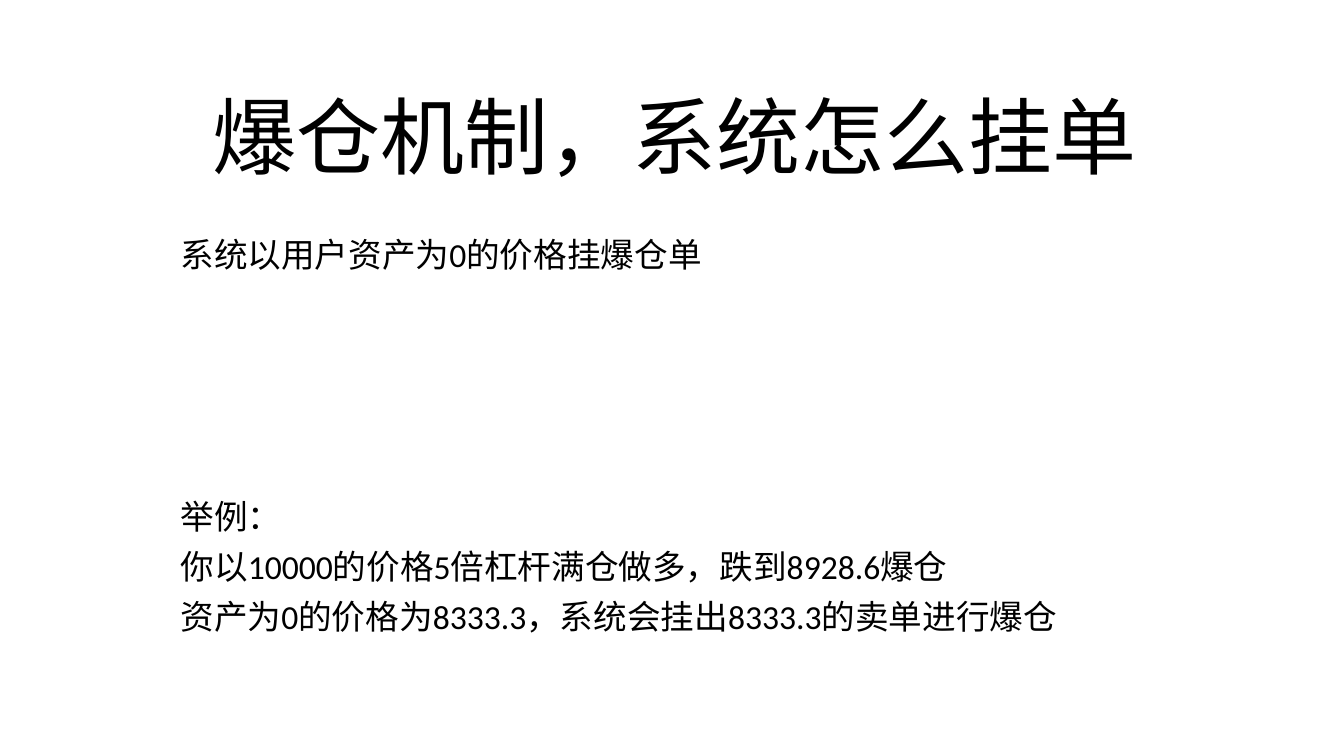
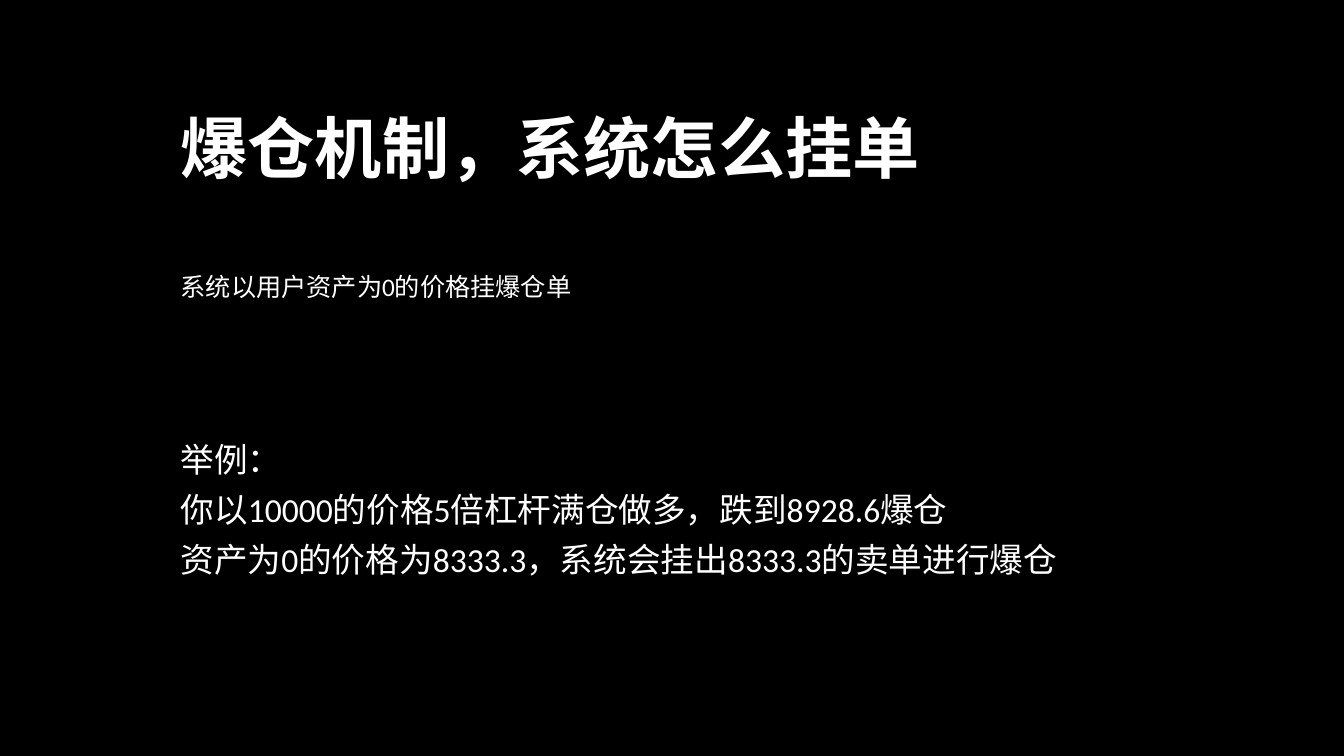
Before and after one commit to BitStar-UX/picture, a slide deck: slide 6 of 行情图/什么是爆仓.pptx. Drawn at 1344x756 pixels with LibreOffice and Linux fonts; fonts in the diff are those of the drawing; background and template pictures are left out. Boxes give left, top, right and bottom in pixels: in the first picture for what was removed or moved away, otherwise in the second. Text is boxed around its words. In the diff, an @@ line names an element or a change of style, - is before the commit and + after.

```diff
--- a/行情图/什么是爆仓.pptx
+++ b/行情图/什么是爆仓.pptx
@@ background #FFFFFF to picture (left out) @@
@@ title "爆仓机制，系统怎么挂单" at (x1=181, y1=115, x2=920, y2=182): size 60 to 48 pt, text colour #000000 to #FFFFFF, bold on; alignment centre to left; line spacing 0.9 to 1 @@
@@ subtitle "系统以用户资产为0的价格挂爆仓单" moved from (x1=181, y1=238, x2=702, y2=270) to (x1=181, y1=274, x2=572, y2=298) @@
@@ subtitle "系统以用户资产为0的价格挂爆仓单" at (x1=181, y1=274, x2=572, y2=298): size 24 to 18 pt, text colour #000000 to #FFFFFF; line spacing 0.9 to 1 @@
@@ text "举例：" moved from (x1=181, y1=500, x2=1057, y2=633) to (x1=181, y1=443, x2=1057, y2=576) @@
@@ text "举例：" at (x1=181, y1=443, x2=1057, y2=576): text colour #000000 to #FFFFFF @@
```
Also in this commit, not shown: 7 other slides changed.
